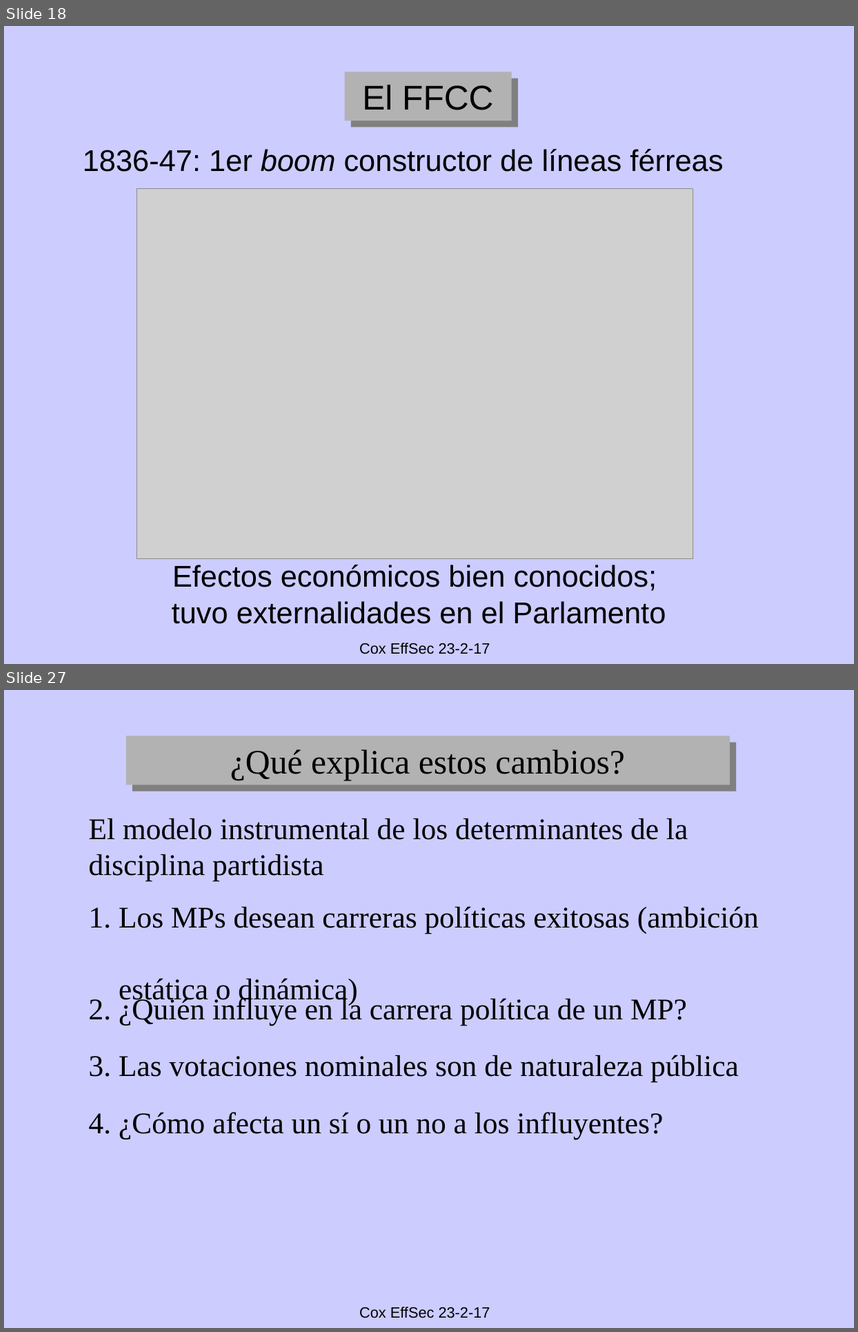
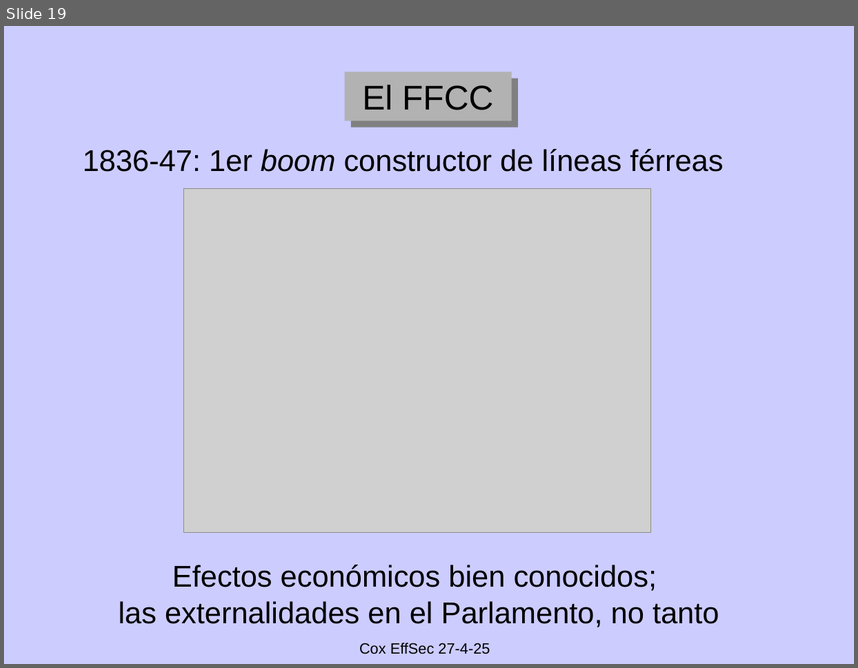
Before and after one commit to emagar/pc3, a slide deck: class/08-efficient-secret/claseEffSecret.pptx. Shown one above the other, each under a label of ours: slides 18 and 27 before the commit, slide 19 after it; the slides between them are not shown. The pictures are 858x1332 and 858x668 pixels, drawn with LibreOffice and Linux fonts; fonts in the diff are those of the drawing; grey boxes stand for pictures. Boxes give left, top, right and bottom in pixels: in the first picture for what was removed or moved away, otherwise in the second. Text is boxed around its words. In the diff, an @@ line names an element or a change of style, - is before the commit and + after.

```diff
--- a/class/08-efficient-secret/claseEffSecret.pptx
+++ b/class/08-efficient-secret/claseEffSecret.pptx
@@ slide 27 removed at bbox=[4, 690, 854, 1328], background #FFFFFF; not listed: 2 template elements that a slide beside it also shows @@
@@ rectangle removed at bbox=[126, 736, 730, 785] @@
-¿Qué explica estos cambios?
@@ text removed at bbox=[89, 818, 688, 881] @@
-El modelo instrumental de los determinantes de la disciplina partidista
@@ text removed at bbox=[89, 906, 759, 1005] @@
-1. Los MPs desean carreras políticas exitosas (ambición
-estática o dinámica)
@@ text removed at bbox=[89, 996, 687, 1025] @@
-2. ¿Quién influye en la carrera política de un MP?
@@ text removed at bbox=[89, 1054, 739, 1082] @@
-3. Las votaciones nominales son de naturaleza pública
@@ text removed at bbox=[89, 1112, 663, 1138] @@
-4. ¿Cómo afecta un sí o un no a los influyentes?
@@ what was slide 18 is now slide 19 @@
@@ slide 19 changed as well @@
@@ picture: place and size @@
-picture at bbox=[136, 188, 693, 558]
+picture at bbox=[183, 189, 651, 533]
@@ text at bbox=[119, 564, 720, 627]: text changed @@
-Efectos económicos bien conocidos;
-tuvo externalidades en el Parlamento
+Efectos económicos bien conocidos;
+las externalidades en el Parlamento, no tanto
@@ text at bbox=[359, 642, 490, 654]: text changed @@
-Cox EffSec 23-2-17
+Cox EffSec 27-4-25
```
Also in this commit, not shown: 24 other slides changed, 15 slides added, 11 other slides removed, 1 other file.
